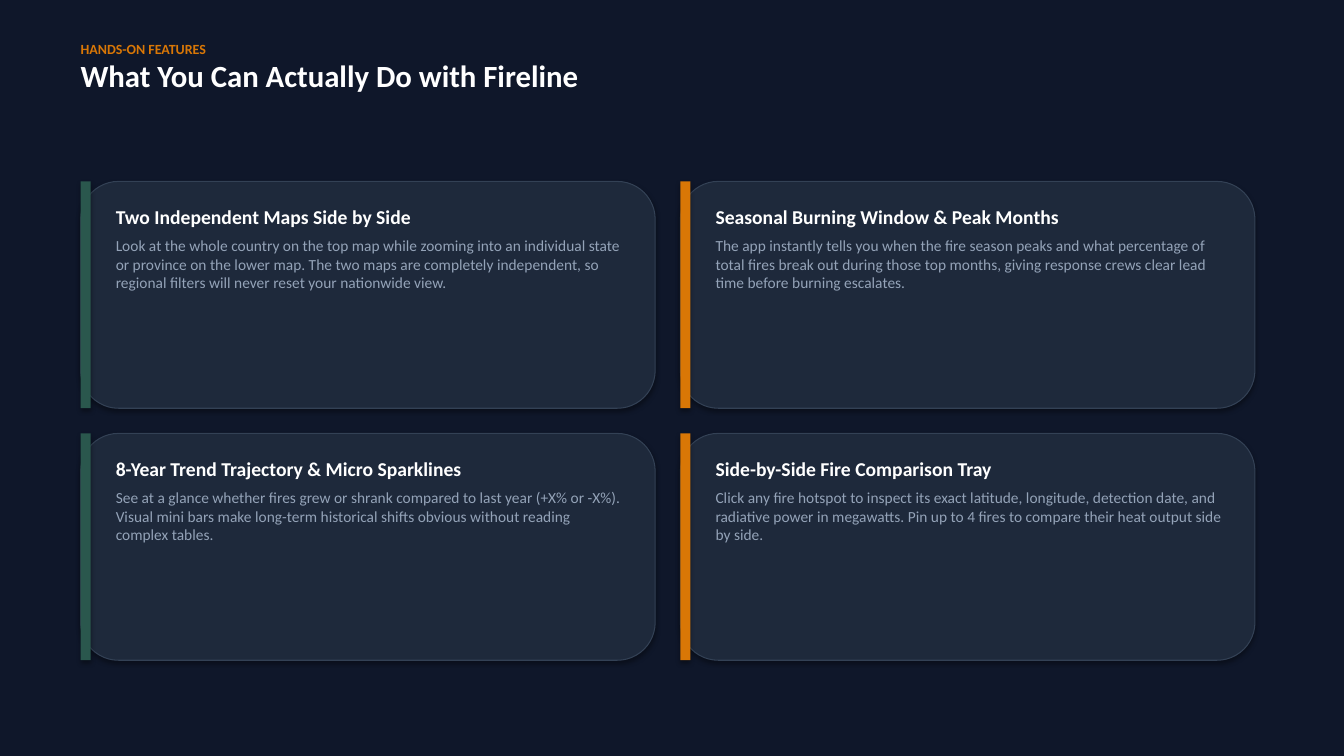
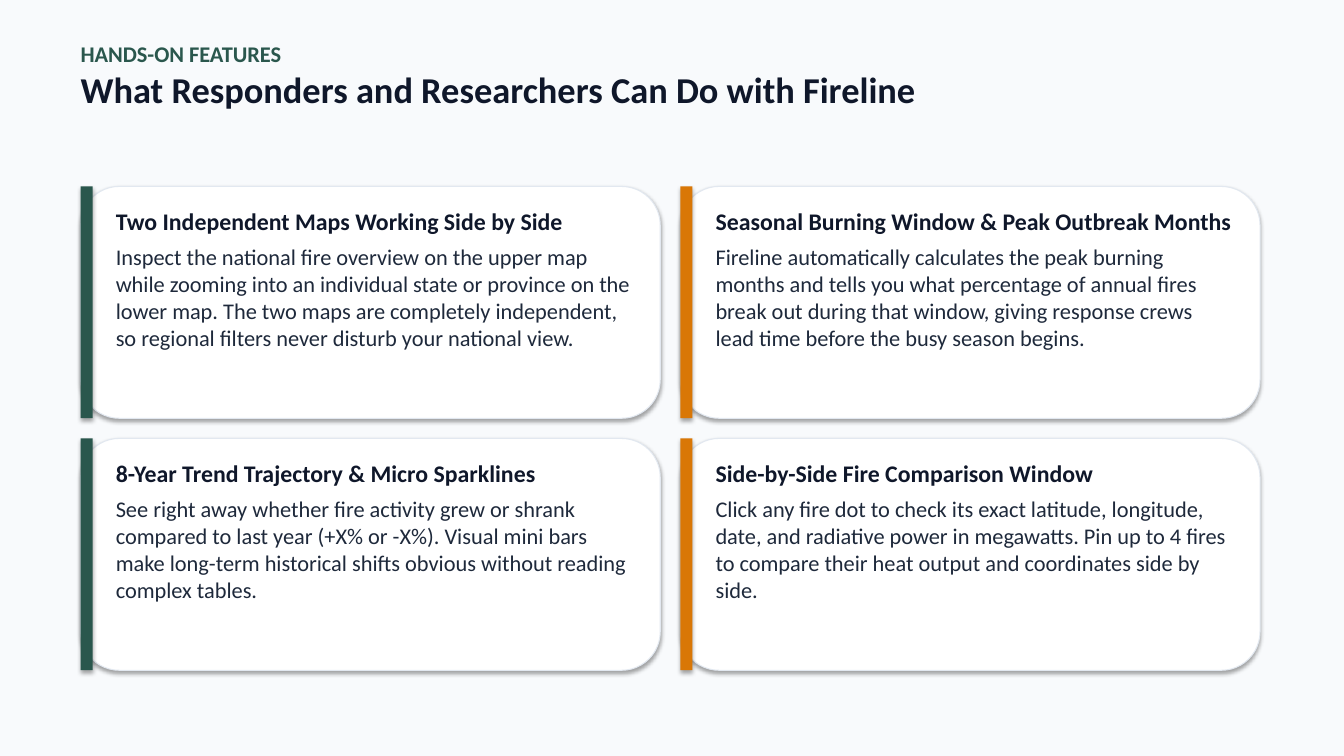
Before and after one commit to nithyashree-d-n/Fireline, a slide deck: slide 4 of Fireline_Project_Demonstration_NASA_Space_Apps.pptx. Drawn at 1344x756 pixels with LibreOffice and Linux fonts; fonts in the diff are those of the drawing. Boxes give left, top, right and bottom in pixels: in the first picture for what was removed or moved away, otherwise in the second. Text is boxed around its words. In the diff, an @@ line names an element or a change of style, - is before the commit and + after.

Commit message:
Switch presentation to clean professional light mode with minimum 16pt font size

```diff
--- a/Fireline_Project_Demonstration_NASA_Space_Apps.pptx
+++ b/Fireline_Project_Demonstration_NASA_Space_Apps.pptx
@@ rectangle at box(0, 0, 1344, 756): fill #0F172A to #F8FAFC @@
@@ text at box(81, 47, 281, 62): size 10 to 16 pt, text colour #D97706 to #2A574D in "HANDS-ON FEATURES" @@
@@ text at box(81, 77, 915, 109): text changed; size 22 to 26 pt; text colour #FFFFFF to #0F172A @@
-What You Can Actually Do with Fireline
+What Responders and Researchers Can Do with Fireline
@@ rectangle: place and size @@
-rectangle at box(81, 181, 91, 408)
+rectangle at box(81, 187, 93, 418)
@@ rounded rectangle: place and size @@
-rounded rectangle at box(81, 181, 655, 408)
+rounded rectangle at box(81, 187, 660, 418)
@@ rectangle: place and size @@
-rectangle at box(681, 181, 691, 408)
+rectangle at box(681, 187, 693, 418)
@@ rounded rectangle: place and size @@
-rounded rectangle at box(681, 181, 1255, 408)
+rounded rectangle at box(681, 187, 1260, 418)
@@ text at box(116, 213, 629, 350): text changed; size 11 to 16 pt; text colour #94A3B8 to #1E293B @@
-Two Independent Maps Side by Side
-Look at the whole country on the top map while zooming into an individual state or province on the lower map. The two maps are completely independent, so regional filters will never reset your nationwide view.
+Two Independent Maps Working Side by Side
+Inspect the national fire overview on the upper map while zooming into an individual state or province on the lower map. The two maps are completely independent, so regional filters never disturb your national view.
@@ text at box(716, 213, 1231, 350): text changed; size 11 to 16 pt; text colour #94A3B8 to #1E293B @@
-Seasonal Burning Window & Peak Months
-The app instantly tells you when the fire season peaks and what percentage of total fires break out during those top months, giving response crews clear lead time before burning escalates.
+Seasonal Burning Window & Peak Outbreak Months
+Fireline automatically calculates the peak burning months and tells you what percentage of annual fires break out during that window, giving response crews lead time before the busy season begins.
@@ rectangle: place and size @@
-rectangle at box(81, 434, 91, 660)
+rectangle at box(81, 439, 93, 670)
@@ rounded rectangle: place and size @@
-rounded rectangle at box(81, 434, 655, 660)
+rounded rectangle at box(81, 439, 660, 670)
@@ rectangle: place and size @@
-rectangle at box(681, 434, 691, 660)
+rectangle at box(681, 439, 693, 670)
@@ fill #1E293B to #FFFFFF; outline #334155 0.75 pt to #E2E8F0 0.75 pt in 4 elements at box(81, 439, 660, 670), box(81, 187, 660, 418), box(681, 187, 1260, 418), box(681, 439, 1260, 670) @@
@@ rounded rectangle: place and size @@
-rounded rectangle at box(681, 434, 1255, 660)
+rounded rectangle at box(681, 439, 1260, 670)
@@ text at box(116, 465, 536, 486): size 14 to 17 pt, text colour #FFFFFF to #0F172A in "8-Year Trend Trajectory & Micro Sparklines" @@
@@ text at box(716, 465, 1225, 598): text changed; size 11 to 16 pt; text colour #94A3B8 to #1E293B @@
-Side-by-Side Fire Comparison Tray
-Click any fire hotspot to inspect its exact latitude, longitude, detection date, and radiative power in megawatts. Pin up to 4 fires to compare their heat output side by side.
+Side-by-Side Fire Comparison Window
+Click any fire dot to check its exact latitude, longitude, date, and radiative power in megawatts. Pin up to 4 fires to compare their heat output and coordinates side by side.
@@ text at box(116, 501, 625, 602): text changed; size 11 to 16 pt; text colour #94A3B8 to #1E293B @@
-See at a glance whether fires grew or shrank compared to last year (+X% or -X%). Visual mini bars make long-term historical shifts obvious without reading complex tables.
+See right away whether fire activity grew or shrank compared to last year (+X% or -X%). Visual mini bars make long-term historical shifts obvious without reading complex tables.
```
Also in this commit, not shown: 6 other slides changed.
